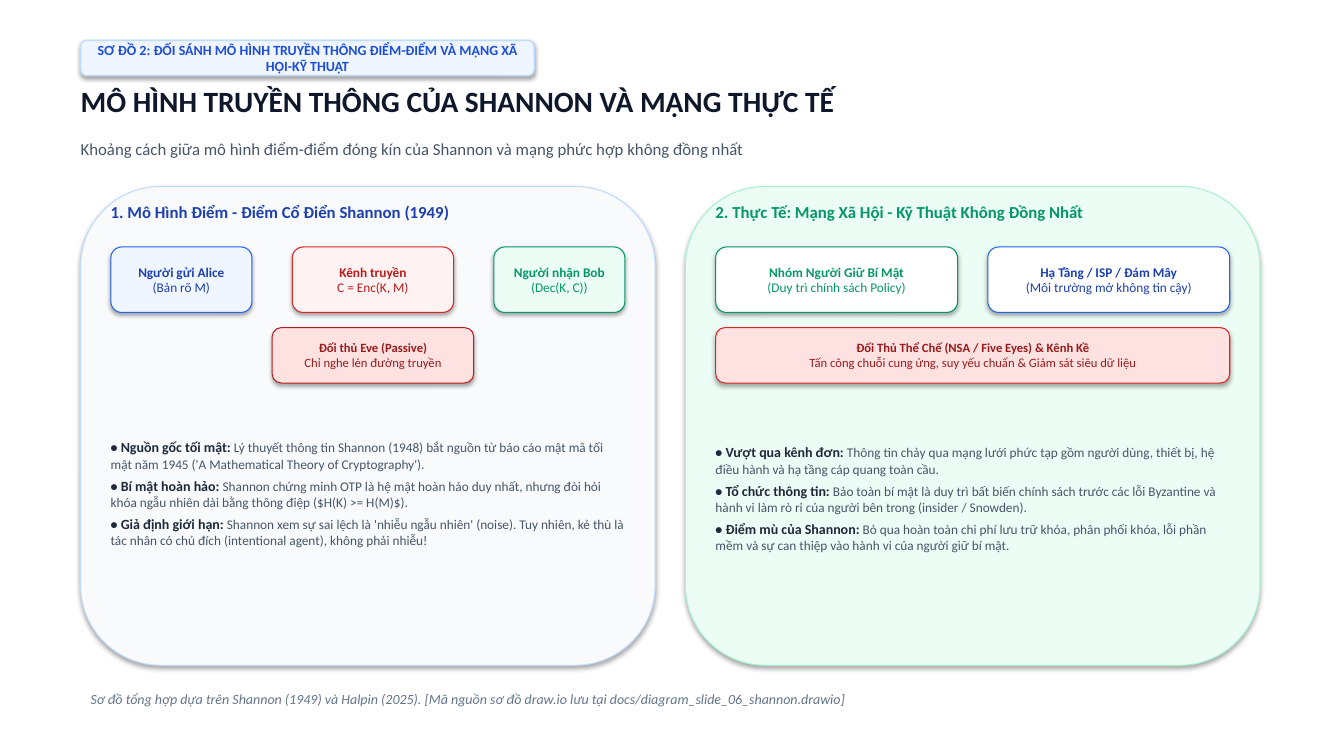
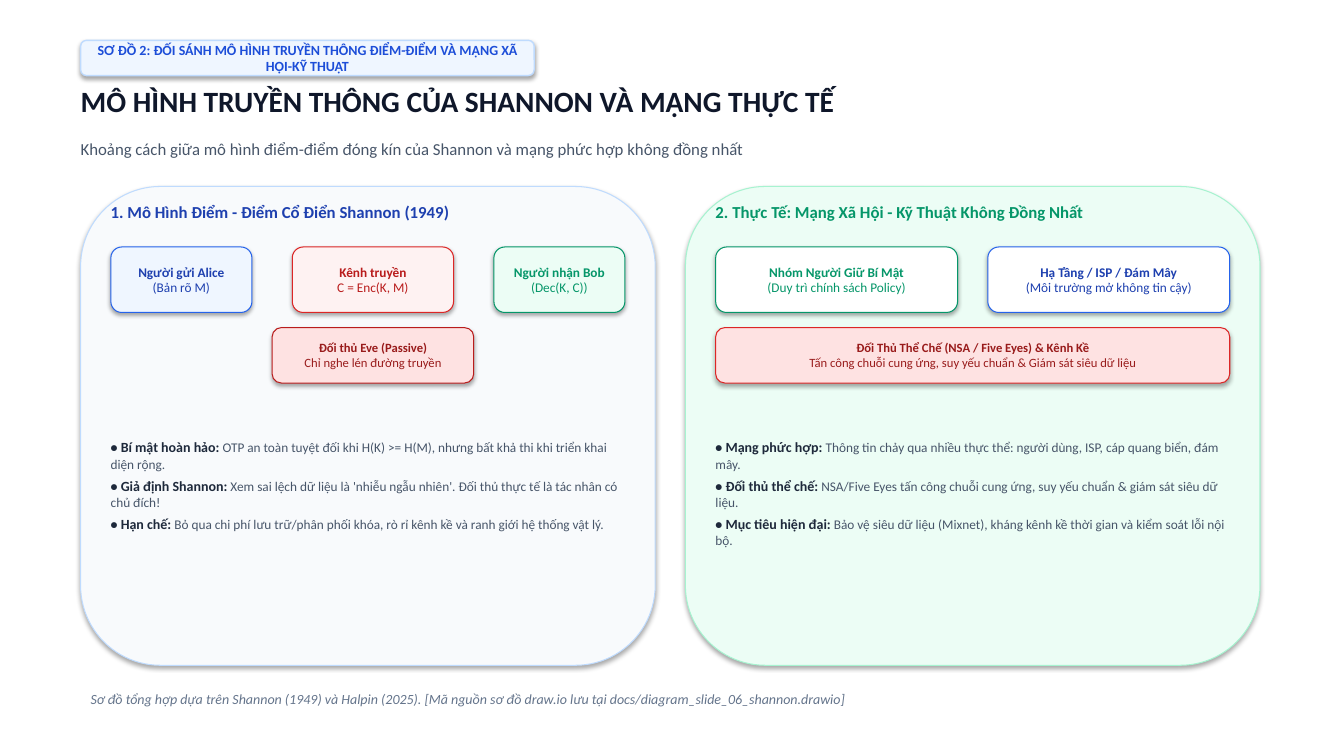
Before and after one commit to kietvo5924/ATBMHTTT_DT005_FileIntegrity, a slide deck: slide 5 of Bao_Cao_Giua_Ky_DT05_Final.pptx. Drawn at 1344x756 pixels with LibreOffice and Linux fonts; fonts in the diff are those of the drawing. Boxes give left, top, right and bottom in pixels: in the first picture for what was removed or moved away, otherwise in the second. Text is boxed around its words. In the diff, an @@ line names an element or a change of style, - is before the commit and + after.

```diff
--- a/Bao_Cao_Giua_Ky_DT05_Final.pptx
+++ b/Bao_Cao_Giua_Ky_DT05_Final.pptx
@@ text at (x1=121, y1=442, x2=618, y2=532): text changed @@
-• Nguồn gốc tối mật: Lý thuyết thông tin Shannon (1948) bắt nguồn từ báo cáo mật mã tối mật năm 1945 ('A Mathematical Theory of Cryptography').
-• Bí mật hoàn hảo: Shannon chứng minh OTP là hệ mật hoàn hảo duy nhất, nhưng đòi hỏi khóa ngẫu nhiên dài bằng thông điệp ($H(K) >= H(M)$).
-• Giả định giới hạn: Shannon xem sự sai lệch là 'nhiễu ngẫu nhiên' (noise). Tuy nhiên, kẻ thù là tác nhân có chủ đích (intentional agent), không phải nhiễu!
+• Bí mật hoàn hảo: OTP an toàn tuyệt đối khi H(K) >= H(M), nhưng bất khả thi khi triển khai diện rộng.
+• Giả định Shannon: Xem sai lệch dữ liệu là 'nhiễu ngẫu nhiên'. Đối thủ thực tế là tác nhân có chủ đích!
+• Hạn chế: Bỏ qua chi phí lưu trữ/phân phối khóa, rò rỉ kênh kề và ranh giới hệ thống vật lý.
@@ text at (x1=715, y1=441, x2=1224, y2=547): text changed @@
-• Vượt qua kênh đơn: Thông tin chảy qua mạng lưới phức tạp gồm người dùng, thiết bị, hệ điều hành và hạ tầng cáp quang toàn cầu.
-• Tổ chức thông tin: Bảo toàn bí mật là duy trì bất biến chính sách trước các lỗi Byzantine và hành vi làm rò rỉ của người bên trong (insider / Snowden).
-• Điểm mù của Shannon: Bỏ qua hoàn toàn chi phí lưu trữ khóa, phân phối khóa, lỗi phần mềm và sự can thiệp vào hành vi của người giữ bí mật.
+• Mạng phức hợp: Thông tin chảy qua nhiều thực thể: người dùng, ISP, cáp quang biển, đám mây.
+• Đối thủ thể chế: NSA/Five Eyes tấn công chuỗi cung ứng, suy yếu chuẩn & giám sát siêu dữ liệu.
+• Mục tiêu hiện đại: Bảo vệ siêu dữ liệu (Mixnet), kháng kênh kề thời gian và kiểm soát lỗi nội bộ.
```
Also in this commit, not shown: 1 other slide changed, 7 other files.
